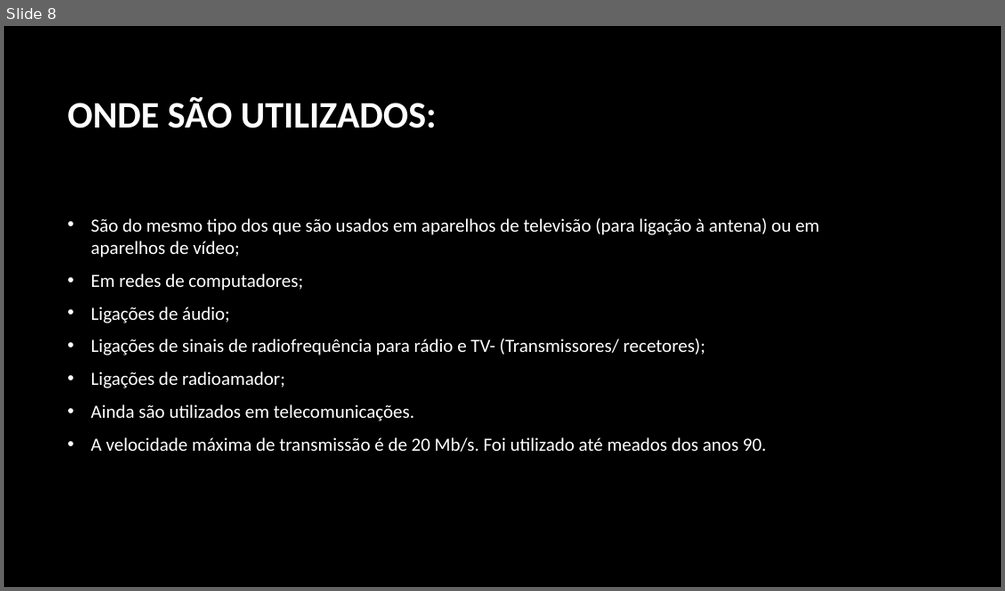
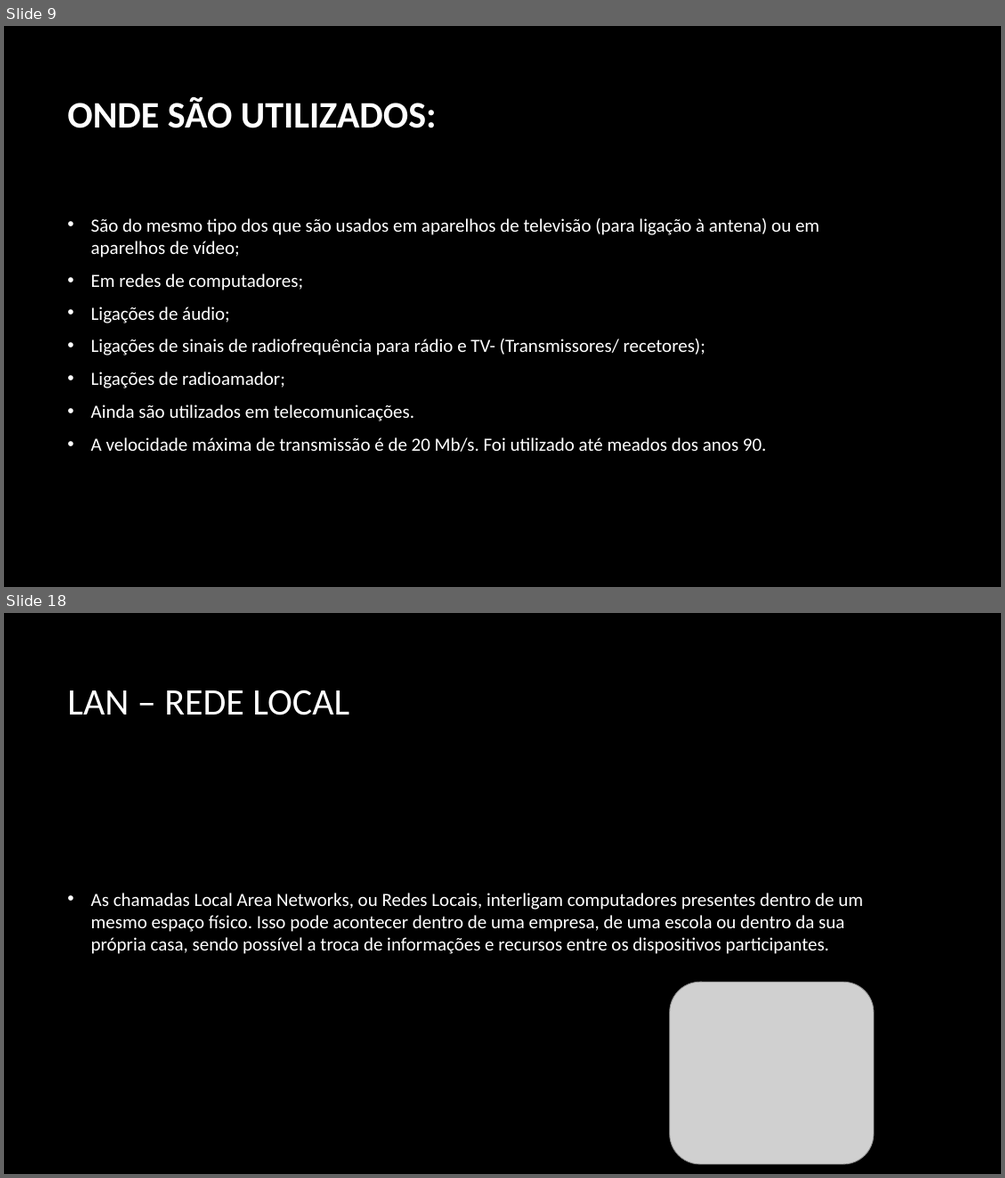
Before and after one commit to RosaFernandes/RosaFernandes, a slide deck: Trabalho pratico.pptx. Shown one above the other, each under a label of ours: slide 8 before the commit, slides 9 and 18 after it; the slides between them are not shown. The pictures are 1005x591 and 1005x1178 pixels, drawn with LibreOffice and Linux fonts; fonts in the diff are those of the drawing; grey boxes stand for pictures; background and template pictures are left out. Boxes give left, top, right and bottom in pixels: in the first picture for what was removed or moved away, otherwise in the second. Text is boxed around its words. In the diff, an @@ line names an element or a change of style, - is before the commit and + after.

```diff
--- a/Trabalho pratico.pptx
+++ b/Trabalho pratico.pptx
@@ slide 18 added at (x1=4, y1=613, x2=1001, y2=1174), background picture (left out) @@
@@ title added at (x1=67, y1=690, x2=349, y2=715), 36 pt, text #FFFFFF @@
+LAN – REDE LOCAL
@@ text added at (x1=91, y1=892, x2=863, y2=954), 18 pt, text #FFFFFF @@
+• As chamadas Local Area Networks, ou Redes Locais, interligam computadores presentes dentro de um mesmo espaço físico. Isso pode acontecer dentro de uma empresa, de uma escola ou dentro da sua própria casa, sendo possível a troca de informações e recursos entre os dispositivos participantes.
@@ picture added at (x1=670, y1=981, x2=874, y2=1164) @@
@@ what was slide 8 is now slide 9 @@
```
Also in this commit, not shown: 3 slides changed, 14 other slides added, 1 other file.
